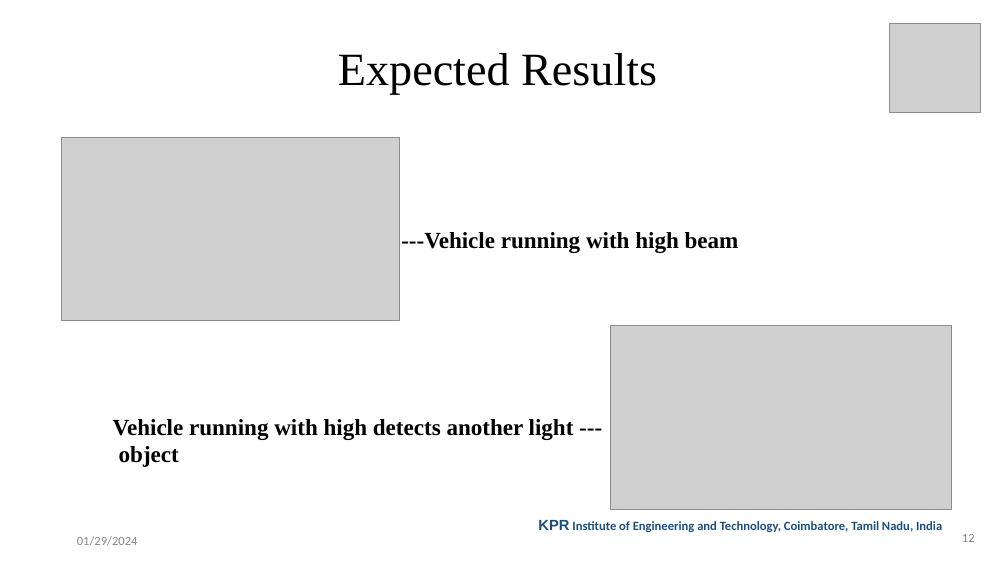
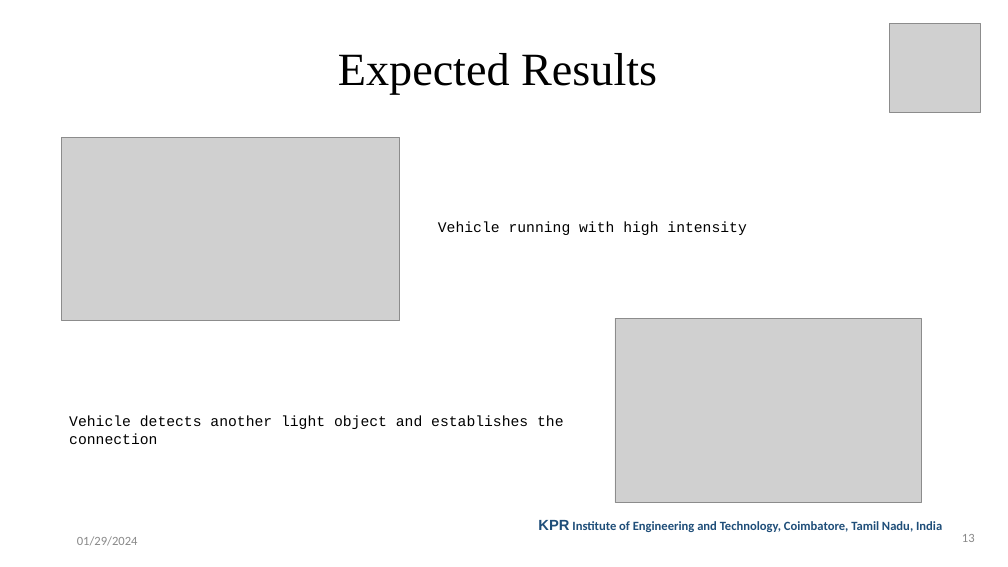
Before and after one commit to ARAVIND1702/ALAS_PPT, a slide deck: slide 13 of First Review-PPT_Template.pptx (slide 12 before the commit). Drawn at 1008x567 pixels with LibreOffice and Linux fonts; fonts in the diff are those of the drawing; grey boxes stand for pictures; background and template pictures are left out. Boxes give left, top, right and bottom in pixels: in the first picture for what was removed or moved away, otherwise in the second. Text is boxed around its words. In the diff, an @@ line names an element or a change of style, - is before the commit and + after.

```diff
--- a/First Review-PPT_Template.pptx
+++ b/First Review-PPT_Template.pptx
@@ text added at (438, 221, 746, 235), 14 pt, text #000000 @@
+Vehicle running with high intensity
@@ picture: place and size @@
-picture at (611, 325, 952, 510)
+picture at (615, 318, 921, 503)
@@ text at (69, 415, 563, 444): text changed; size 22 to 14 pt; font Times New Roman to Courier New; bold off @@
----Vehicle running with high beam
-Vehicle running with high detects another light --- -
-object
+Vehicle detects another light object and establishes the connection
```
Also in this commit, not shown: 12 other slides changed, 1 slide added.
